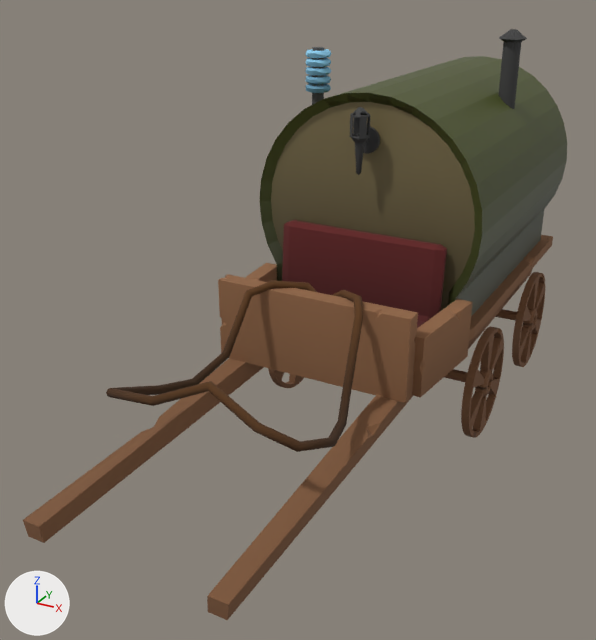
One commit to the FBX model Assets/Models/Caravan.fbx: the scene before it, then after it.
Rendered twice from a 50 mm lens placed at (4.19, -11.51, 6.29), pointed at (-0.53, -2.91, 1.99). The lights are fixed; the arrows at lower left show +X, +Y and +Z. The picture after the commit comes second. Where no turn or scale is listed for an object, it has been applied to the vertices.

Objects in the first picture: 'BackLeftWheel', 'Chimey', 'Cube.001', 'FrontLeftWheel', 'Lamp', 'Rope', 'Shell', 'TeslaCoil', 'WoodBody' and 4 more.
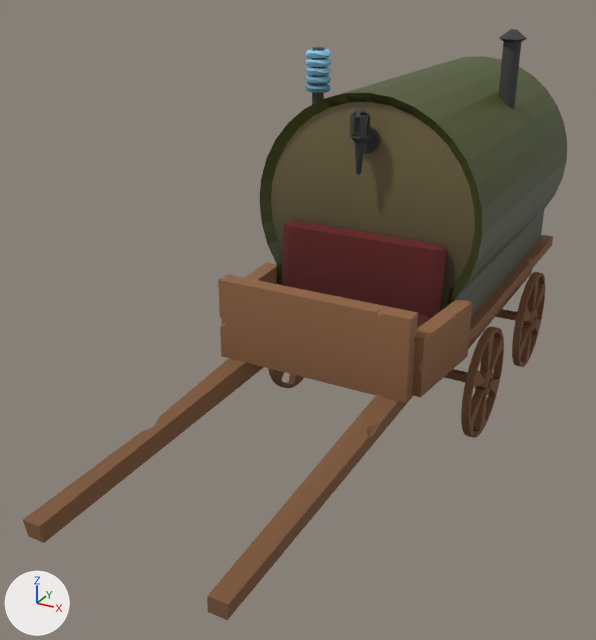
Boxes (x1, y1, x2, y2) around the edits, measured in the pictures (596 x 640 px):
'Rope', deleted
    before: (106, 280, 363, 452)

Patch to the scene script:
```diff
--- a/Assets/Models/Caravan.fbx.py
+++ b/Assets/Models/Caravan.fbx.py
@@ ob_rope @@
-ob_rope = bpy.data.objects.new('Rope', me_cube_014)
-ob_rope.location = (0.0, 0.0, 0.0)
```
